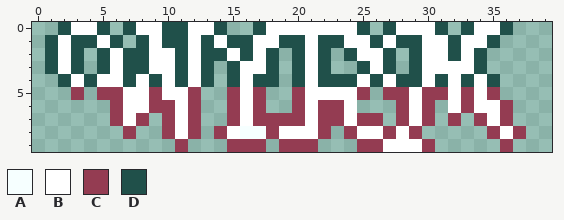
Two states of a pixel-art file, sprites/title-small.aseprite. This is how it looked before the edit.
40x10 pixels, 1 frame.
Visible layers, top first: "Outer", "Inner".
Palette (. is transparent): A #f6ffff  B #ffffff  C #943c52  D #20504a
Pixels before, first column x 1:
 0 .DBBD.DBBDDBBD..DBBBBBBBD.DBBBD.DBBD.
 1 DBDDBD.DBDDBDBDDBBDDBDDBBDBDDBBDBBD..
 2 DBD.DBDDBBDBDDBDBD.DBD.DBBD.DBBDBD...
 3 DBD.DBDDBBDBD.DBBD.DBD..DBD.DBBBBD...
 4 .DBDBBDBDBDBD.DBDD.DBDDDBDBDDBDBDBD..
 5 ..C.CCBBCBBC..CBC..CBBBBC.CCBCCBCBC..
 6 .....CBBCCBC..CBC..CBCCB...CBC.BCBBC.
 7 .....CBC.CBC..CBCCCCBCCBCC.CBC.C.CBC.
 8 ......C..CBC.CBAACBBBC.CBBCBC.....CBC
 9 ..........C...CCC.CCC...CCBBBC.....C.
After the commit:
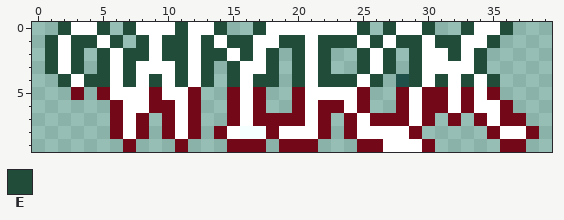
Colours new in this view: E #204c39
The exact change:
layer "Flattened" added
layer "Inner" removed
layer "Outer" removed
colour C: #943c52 -> #730818
y 0: x 2 D -> E; x 5 D -> E; x 7 D -> E; x 10..11 DD -> BE; x 14 D -> E; x 17 D -> E; x 25 D -> E; x 27 D -> E; x 30..31 BD -> E.; x 33 D -> E; x 36 D -> E
y 1: x 1 D -> E; x 3..4 DD -> EE; x 6 D -> E; x 8 D -> E; x 10..11 DD -> EE; x 13 D -> E; x 15..16 DD -> EE; x 19..20 DD -> EE; x 22..24 DDB -> EEE; x 26 D -> E; x 28..29 DD -> EE; x 31..32 BD -> EE; x 35 D -> E
y 2: x 1 D -> E; x 3 D -> E; x 5 D -> E; x 7..8 DD -> EE; x 10..11 BD -> EE; x 13..14 DD -> EE; x 16 D -> E; x 18 D -> E; x 20 D -> E; x 22 D -> E; x 24..25 DB -> .E; x 27 D -> E; x 29 D -> E; x 32 D -> E; x 34 D -> E
y 3: x 1 D -> E; x 3 D -> E; x 5 D -> E; x 7..8 DD -> EB; x 11 D -> E; x 13 D -> E; x 15 D -> E; x 18 D -> E; x 20 D -> E; x 22 D -> E; x 25 D -> E; x 27 D -> E; x 29 D -> E; x 34 D -> E
y 4: x 2 D -> E; x 4..5 DB -> EE; x 7 D -> E; x 9 D -> E; x 11 D -> E; x 13 D -> E; x 15 D -> E; x 17..18 DD -> EE; x 20 D -> E; x 22..24 DDD -> EEE; x 26..27 DB -> E.; x 29 D -> E; x 31 D -> E; x 33 D -> E; x 35 D -> E
y 5: x 6 C -> B; x 27 C -> .
y 6: x 25 . -> C; x 31 . -> C
y 7: x 23..25 CBC -> .CB; x 27 . -> C; x 37 . -> C
y 8: x 6..8 .C. -> CBC; x 27 C -> B; x 37..38 C. -> BC
y 9: x 7 . -> C; x 37 . -> C
Changed places in both pictures, as pixel boxes (x1, y1, x2, y2):
changed: (45, 22, 539, 152)
